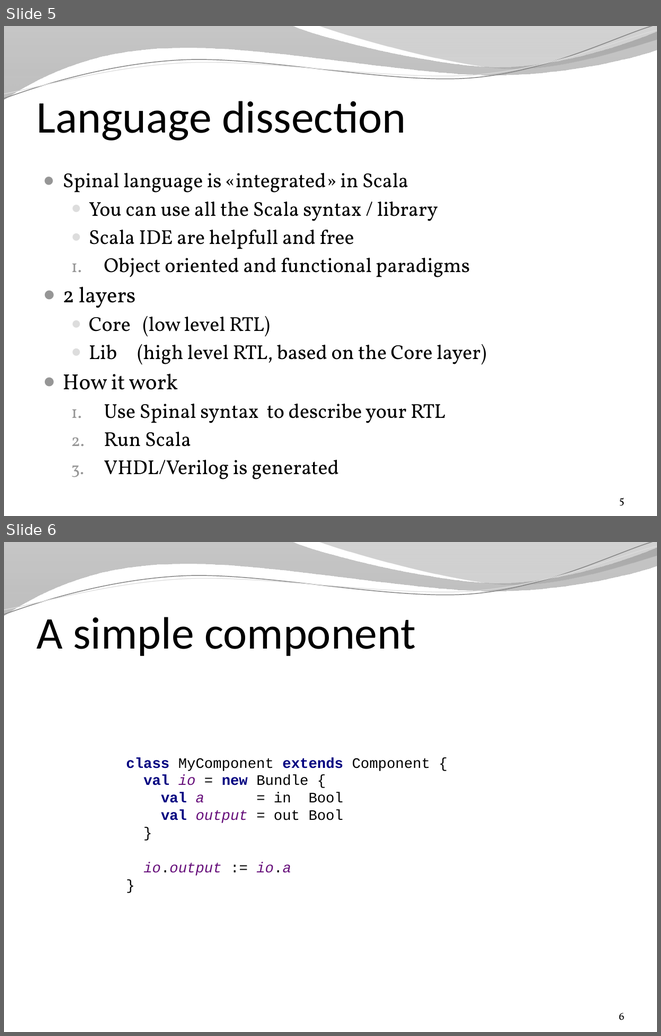
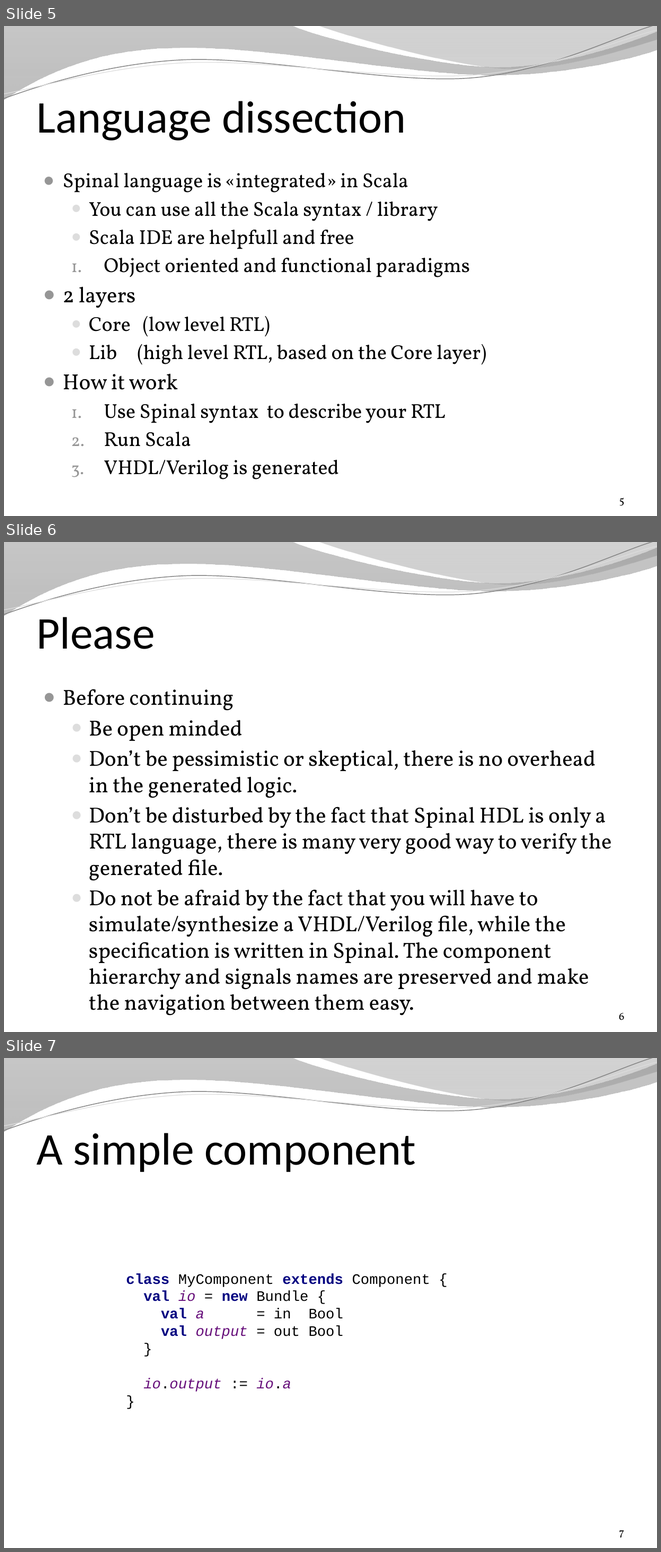
Before and after one commit to SpinalHDL/SpinalDoc, a slide deck: presentation/en/presentation3.pptx. Shown one above the other, each under a label of ours: slides 5 and 6 before the commit, slides 5, 6 and 7 after it. The pictures are 661x1036 and 661x1552 pixels, drawn with LibreOffice and Linux fonts; fonts in the diff are those of the drawing; background and template pictures are left out. Boxes give left, top, right and bottom in pixels: in the first picture for what was removed or moved away, otherwise in the second. Text is boxed around its words. In the diff, an @@ line names an element or a change of style, - is before the commit and + after.

```diff
--- a/presentation/en/presentation3.pptx
+++ b/presentation/en/presentation3.pptx
@@ slide 6 added at (4,542,657,1032), background picture (left out); not listed: 4 template elements that a slide beside it also shows @@
@@ title added at (37,617,155,649), 50 pt, text #000000 @@
+Please
@@ text added at (63,689,611,1015), 24 pt, text #000000 @@
+● Before continuing
+  ● Be open minded
+  ● Don’t be pessimistic or skeptical, there is no overhead in the generated logic.
+  ● Don’t be disturbed by the fact that Spinal HDL is only a RTL language, there is many very good way to verify the generated file.
+  ● Do not be afraid by the fact that you will have to simulate/synthesize a VHDL/Verilog file, while the specification is written in Spinal. The component hierarchy and signals names are preserved and make the navigation between them easy.
@@ page number added at (619,1013,624,1020), 12 pt, text #000000 @@
+6
@@ what was slide 6 is now slide 7 @@
@@ page number at (619,1530,624,1538): text changed @@
-6
+7
```
Also in this commit, not shown: 2 slides changed, 4 other slides added, 1 other file.
